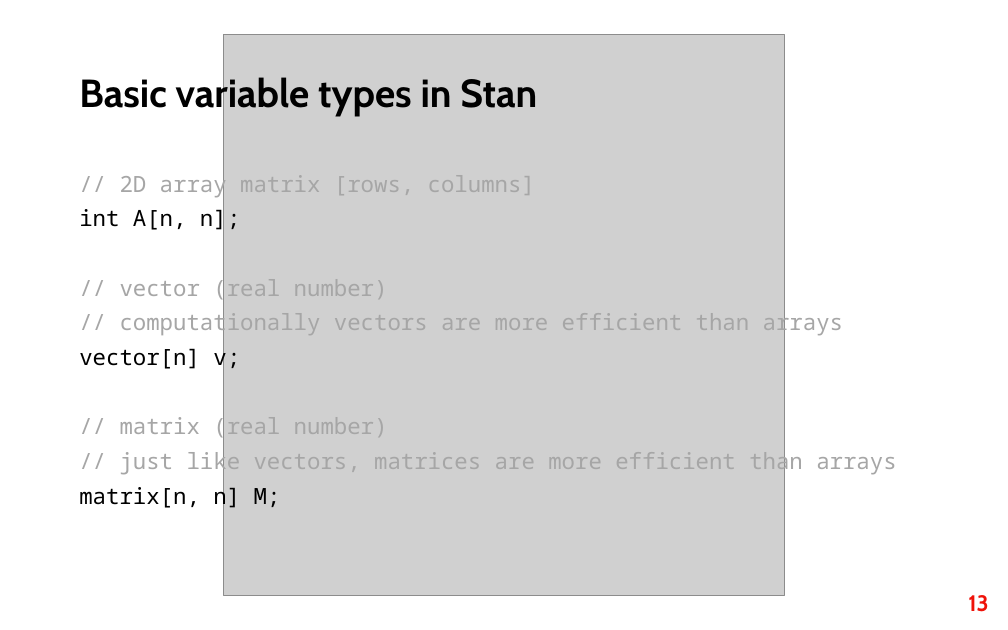
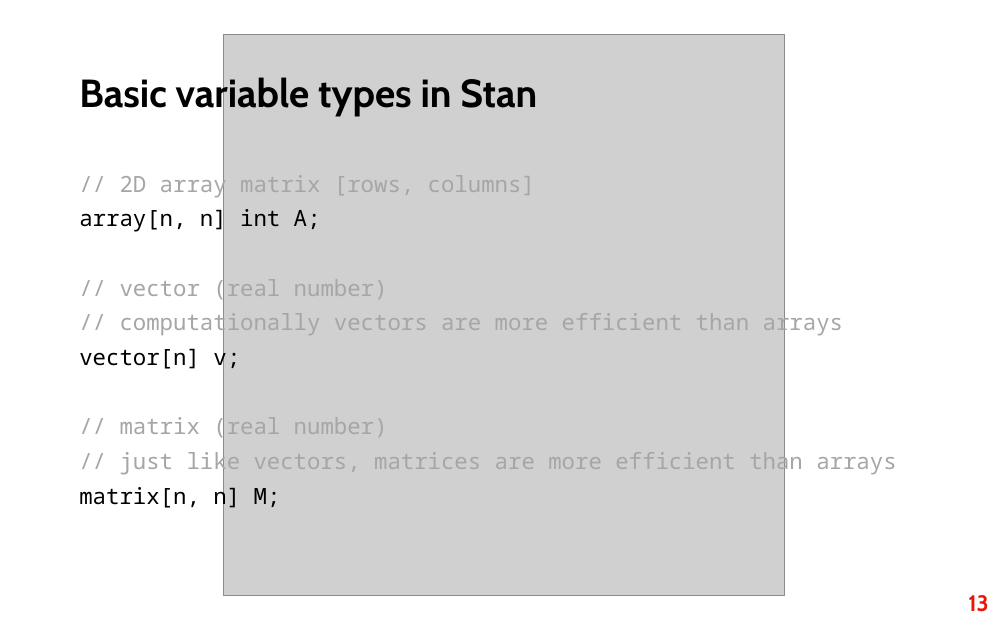
Before and after one commit to fri-datascience/course_bs, a slide deck: slide 13 of Session_02b_Probabilistic_programming/Probabilistic_programming.pptx. Drawn at 1008x630 pixels with LibreOffice and Linux fonts; fonts in the diff are those of the drawing; grey boxes stand for pictures. Boxes give left, top, right and bottom in pixels: in the first picture for what was removed or moved away, otherwise in the second. Text is boxed around its words. In the diff, an @@ line names an element or a change of style, - is before the commit and + after.

Commit message:
Updated the code so it matches the latest Stan conventions.

```diff
--- a/Session_02b_Probabilistic_programming/Probabilistic_programming.pptx
+++ b/Session_02b_Probabilistic_programming/Probabilistic_programming.pptx
@@ text at <box>79,206,321,232</box>: text changed @@
-int A[n, n];
+array[n, n] int A;
```
Also in this commit, not shown: 5 other slides changed, 1 slide added, 1 slide removed, 24 other files.
